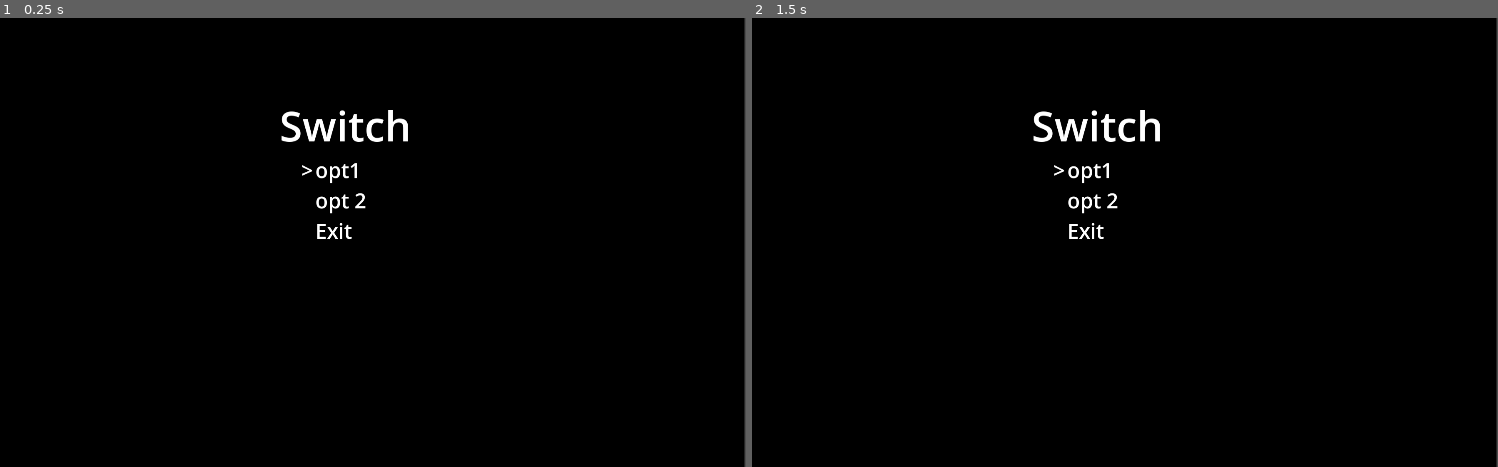
Above: before the commit, frames 1-2 (left to right).
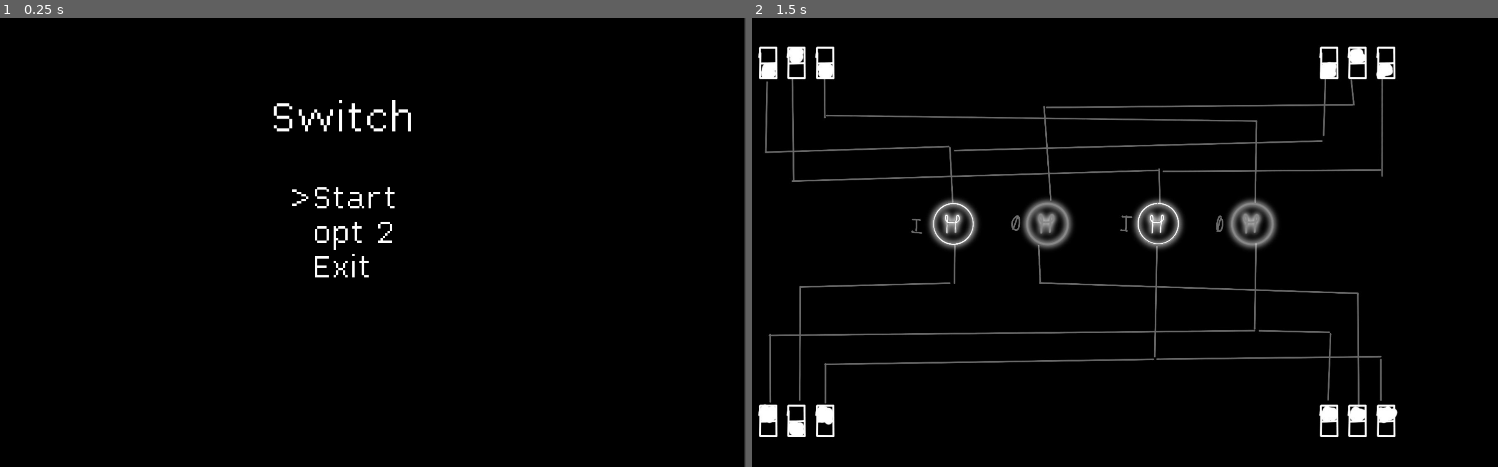
Above: after the commit, the same moments.

Repository: DragonCat4012/Switch
Game: Godot game, scene res://menu.tscn
The game is run twice, just before and just after one commit, with the same random seed, the same clock (stepped at 60 frames per second) and the same inputs.
Inputs:
- Up to frame 1 (0.25 s): no input
- Up to frame 2 (1.5 s): tap Enter (ui_accept) at 0.5, 0.6, 0.77, 1.07, 1.25, 1.35 s; hold Up (ui_up) 0.53-1.28 s; hold Down (ui_down) from 1.28 s (still down)

The runs differ from the first frame. In frame 1, 1.4% of the frame differs, in the area x 36-56%, y 18-58%; in frame 2, 7.9%, in the area x 0-100%, y 0-100%.

Commit message:
basic main menu wuuuuu

Diff:
--- a/MainMenu.gd
+++ b/MainMenu.gd
@@ -1,4 +1,6 @@
 extends MarginContainer
+
+const first_scene = preload("res://game.tscn")
 
 @onready var selector_one = $CenterContainer/VBoxContainer/CenterContainer2/HBoxContainer2/VBoxContainer/Selector
 @onready var selector_two = $CenterContainer/VBoxContainer/CenterContainer2/HBoxContainer2/VBoxContainer/Selector2
@@ -10,7 +12,28 @@
 	set_current_selection(0)
 
 func _process(delta):
-	return
+	if Input.is_action_just_pressed("ui_down"):
+		currentSelection += 1
+	elif Input.is_action_just_pressed("ui_up"):
+		currentSelection -= 1
+
+	if currentSelection < 0:
+		currentSelection = 2
+	if currentSelection > 2:
+		currentSelection = 0
+
+	set_current_selection(currentSelection)
+	if Input.is_action_just_pressed("ui_accept"):
+		handle_selection(currentSelection)
+
+func handle_selection(_current_selection):
+	if _current_selection == 0: #start option
+		get_parent().add_child(first_scene.instantiate())
+		queue_free()
+	elif _current_selection == 1: # Options
+		print("Add Options uwu")
+	elif _current_selection == 2: # Exit
+		get_tree().quit()
 
 func set_current_selection(_current_selection):
 	selector_one.text = ""
--- a/game.tscn
+++ b/game.tscn
@@ -6,4 +6,12 @@
 
 [node name="Map1" type="Sprite2D" parent="."]
 position = Vector2(960, 540)
+scale = Vector2(1, 1)
 texture = ExtResource("1_mhnrs")
+
+[node name="ColorRect" type="ColorRect" parent="."]
+visible = false
+offset_right = 40.0
+offset_bottom = 40.0
+scale = Vector2(48.12, 27.2)
+color = Color(0, 0, 0, 1)
--- a/menu.tscn
+++ b/menu.tscn
@@ -1,8 +1,7 @@
 [gd_scene load_steps=3 format=3 uid="uid://ba77nc8755alf"]
 
 [ext_resource type="Script" path="res://MainMenu.gd" id="1_45lx5"]
-
-[sub_resource type="FontVariation" id="FontVariation_y3l0l"]
+[ext_resource type="FontFile" uid="uid://b2cswqm32sj5f" path="res://Lex.ttf" id="2_wwa65"]
 
 [node name="Menu" type="Node2D"]
 
@@ -22,14 +21,15 @@
 [node name="VBoxContainer" type="VBoxContainer" parent="MainMenu/CenterContainer"]
 custom_minimum_size = Vector2(1200, 700)
 layout_mode = 2
+theme_override_constants/separation = 100
 
 [node name="CenterContainer" type="CenterContainer" parent="MainMenu/CenterContainer/VBoxContainer"]
 layout_mode = 2
 
 [node name="Label" type="Label" parent="MainMenu/CenterContainer/VBoxContainer/CenterContainer"]
 layout_mode = 2
-theme_override_fonts/font = SubResource("FontVariation_y3l0l")
-theme_override_font_sizes/font_size = 100
+theme_override_fonts/font = ExtResource("2_wwa65")
+theme_override_font_sizes/font_size = 120
 text = "Switch"
 
 [node name="CenterContainer2" type="CenterContainer" parent="MainMenu/CenterContainer/VBoxContainer"]
@@ -47,20 +47,23 @@
 [node name="Selector" type="Label" parent="MainMenu/CenterContainer/VBoxContainer/CenterContainer2/HBoxContainer2/VBoxContainer"]
 custom_minimum_size = Vector2(20, 20)
 layout_mode = 2
-theme_override_font_sizes/font_size = 50
+theme_override_fonts/font = ExtResource("2_wwa65")
+theme_override_font_sizes/font_size = 90
 text = ">"
 
 [node name="Selector2" type="Label" parent="MainMenu/CenterContainer/VBoxContainer/CenterContainer2/HBoxContainer2/VBoxContainer"]
 unique_name_in_owner = true
 custom_minimum_size = Vector2(20, 20)
 layout_mode = 2
-theme_override_font_sizes/font_size = 50
+theme_override_fonts/font = ExtResource("2_wwa65")
+theme_override_font_sizes/font_size = 90
 text = ">"
 
 [node name="Selector3" type="Label" parent="MainMenu/CenterContainer/VBoxContainer/CenterContainer2/HBoxContainer2/VBoxContainer"]
 custom_minimum_size = Vector2(20, 20)
 layout_mode = 2
-theme_override_font_sizes/font_size = 50
+theme_override_fonts/font = ExtResource("2_wwa65")
+theme_override_font_sizes/font_size = 90
 text = ">"
 
 [node name="VBoxContainer2" type="VBoxContainer" parent="MainMenu/CenterContainer/VBoxContainer/CenterContainer2/HBoxContainer2"]
@@ -70,17 +73,20 @@
 [node name="Label2" type="Label" parent="MainMenu/CenterContainer/VBoxContainer/CenterContainer2/HBoxContainer2/VBoxContainer2"]
 custom_minimum_size = Vector2(180, 0)
 layout_mode = 2
-theme_override_font_sizes/font_size = 50
-text = "opt1"
+theme_override_fonts/font = ExtResource("2_wwa65")
+theme_override_font_sizes/font_size = 90
+text = "Start"
 
 [node name="Label" type="Label" parent="MainMenu/CenterContainer/VBoxContainer/CenterContainer2/HBoxContainer2/VBoxContainer2"]
 custom_minimum_size = Vector2(180, 0)
 layout_mode = 2
-theme_override_font_sizes/font_size = 50
+theme_override_fonts/font = ExtResource("2_wwa65")
+theme_override_font_sizes/font_size = 90
 text = "opt 2"
 
 [node name="Label3" type="Label" parent="MainMenu/CenterContainer/VBoxContainer/CenterContainer2/HBoxContainer2/VBoxContainer2"]
 custom_minimum_size = Vector2(180, 0)
 layout_mode = 2
-theme_override_font_sizes/font_size = 50
+theme_override_fonts/font = ExtResource("2_wwa65")
+theme_override_font_sizes/font_size = 90
 text = "Exit"
Binary file added: Lex.ttf
Not shown, added: Lex.ttf.import
